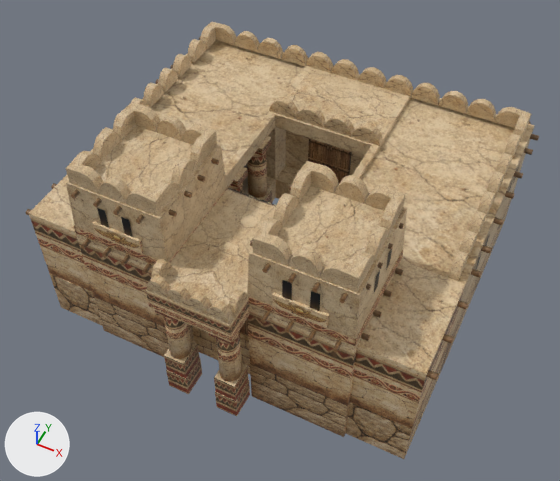
What one commit did to the COLLADA model art/meshes/structural/hitites/wonder.dae.
The view is the same before and after, from a camera (50 mm lens) standing at (0.225, -0.482, 0.578) and looking at (0.006, -0.045, 0.032). Arrows for +X, +Y and +Z are at lower left; the lights stay in place. The picture after the commit comes second. Vertices at exactly the same position are counted once.

Script lines for the objects in view, before the commit:
```python
me_cube_015 = bpy.data.meshes.new('Cube.015')
me_cube_015.from_pydata(...)  # 3001 vertices, 4293 faces; spans x -0.191..0.191, y -0.193..0.163, z -0.05..0.167
me_cube_015.materials.append(mat_material_005)  # picture img_hitites_struct_png
ob_wonder = bpy.data.objects.new('wonder', me_cube_015)
ob_wonder.location = (0.0, 0.0, 0.0)
```
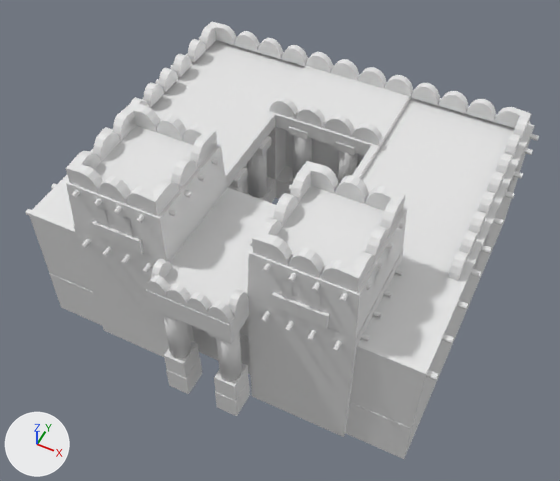
Where the change shows, as pixel boxes [x1, y1, x2, y2] in the pictures (560 x 481 px):
```json
{"part": 1, "of": "me_cube_015", "change": "added", "after": [335, 142, 355, 155]}
{"part": 2, "of": "me_cube_015", "change": "added", "after": [337, 151, 358, 183]}
{"part": 3, "of": "me_cube_015", "change": "added", "after": [289, 127, 308, 140]}
{"part": 4, "of": "me_cube_015", "change": "added", "after": [293, 136, 312, 178]}
{"part": 5, "of": "me_cube_015", "change": "added", "after": [289, 174, 294, 194], "on screen": "mostly hidden"}
{"part": 6, "of": "me_cube_015", "change": "recoloured", "before": [26, 22, 539, 459], "after": [26, 22, 539, 459], "on screen": "beige to white"}
```

Edits to the scene script, one JSON object a line:
```json
{"op": "add", "block": "mat_material_012", "code": ["mat_material_012 = principled_material('Material.012')", "mat_material_012.base_color = (0.8, 0.8, 0.8)  # white #e7e7e7"]}
{"block": "me_cube_015", "where": "# used by ob_wonder; location = (0.0, 0.0, 0.0)"}
{"op": "remove", "block": "me_cube_015", "code": "me_cube_015.from_pydata(...)  # 3001 vertices, 4293 faces; spans x -0.191..0.191, y -0.193..0.163, z -0.05..0.167"}
{"op": "add", "block": "me_cube_015", "code": "me_cube_015.from_pydata(...)  # 3097 vertices, 4445 faces; spans x -0.191..0.191, y -0.193..0.163, z -0.05..0.167"}
{"block": "me_cube_015", "change": "me_cube_015 part 1: a new loose piece, a box spanning x 0.0152..0.0351, y 0.0576..0.0815, z 0.0683..0.0769, in mat_material_012 (white #e7e7e7)"}
{"block": "me_cube_015", "change": "me_cube_015 part 2: a new loose piece, a 12-sided cylinder along z spanning x 0.016..0.035, y 0.059..0.08, z 0.005..0.07, in mat_material_012 (white #e7e7e7)"}
{"block": "me_cube_015", "change": "me_cube_015 part 3: a new loose piece, a box spanning x -0.0351..-0.0152, y 0.0576..0.0815, z 0.0683..0.0769, in mat_material_012 (white #e7e7e7)"}
{"block": "me_cube_015", "change": "me_cube_015 part 4: a new loose piece, a 12-sided cylinder along z spanning x -0.035..-0.016, y 0.059..0.08, z 0.005..0.07, in mat_material_012 (white #e7e7e7)"}
{"block": "me_cube_015", "change": "me_cube_015 part 5: the loose piece of 8 vertices spanning x -0.071..-0.047, y 0.022..0.042, z -0.025..0.0 is copied, and the copy is scaled about its middle by (0.831, 1.2, 1), then moved by (0.034, 0.038, 0.005), in mat_material_012 (white #e7e7e7); it spans x -0.035..-0.015, y 0.058..0.081, z -0.02..0.005"}
{"block": "me_cube_015", "change": "me_cube_015 part 6: 4293 faces spanning x -0.191..0.191, y -0.193..0.163, z -0.05..0.167 switch from mat_material_005 (picture img_hitites_struct_png) to mat_material_012 (white #e7e7e7)"}
{"block": "me_cube_015", "change": "other edits to the shape of me_cube_015 do not show in these pictures"}
```
